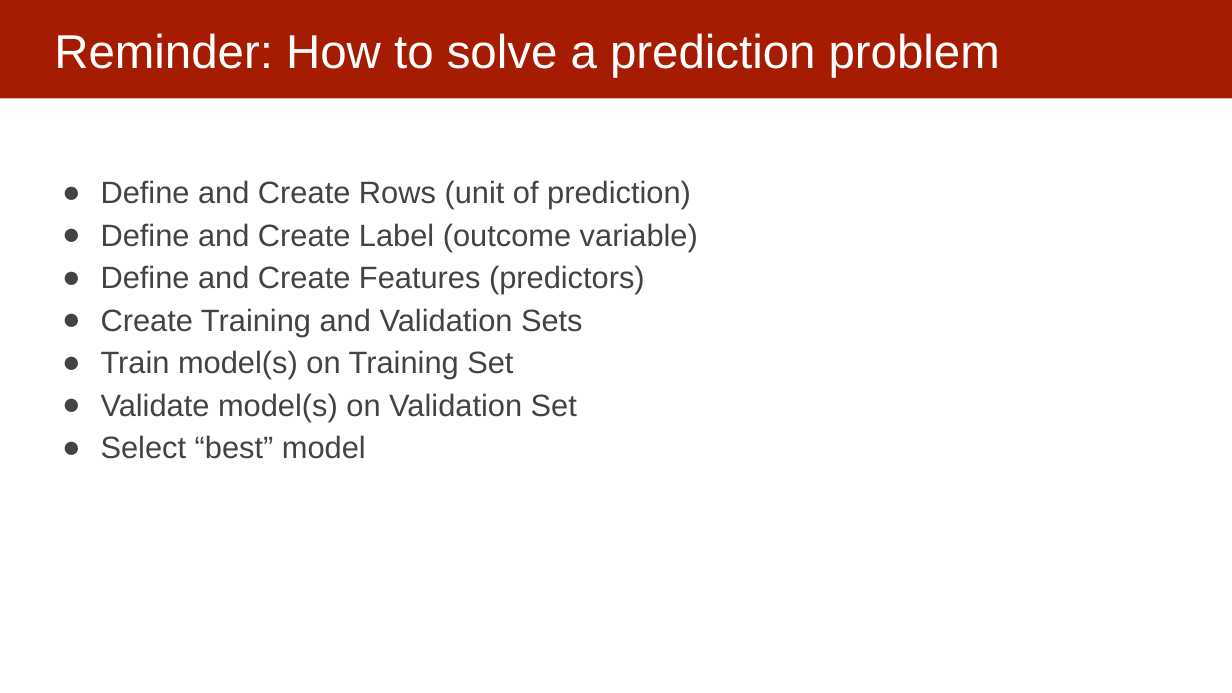
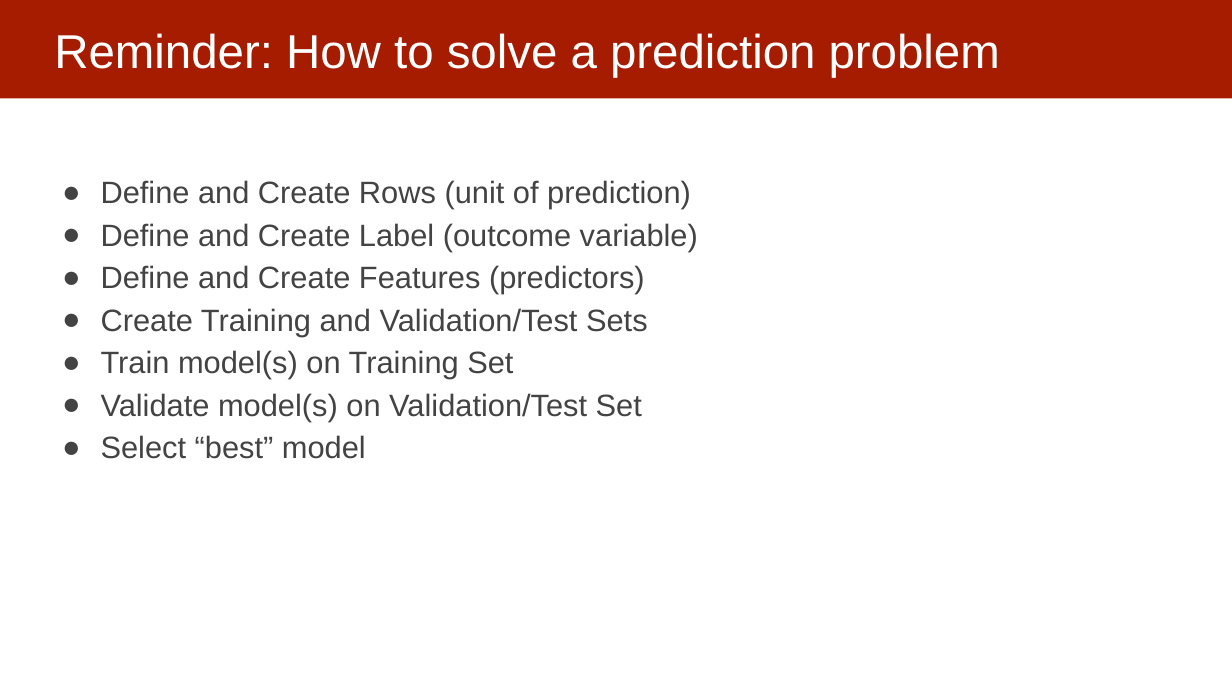
Before and after one commit to dssg/mlforpublicpolicylab, a slide deck: slide 3 of 07 - Performance and Evaluation Pt 2/Model Selection and Validation - Part II.pptx. Drawn at 1232x693 pixels with LibreOffice and Linux fonts; fonts in the diff are those of the drawing. Boxes give left, top, right and bottom in pixels: in the first picture for what was removed or moved away, otherwise in the second. Text is boxed around its words. In the diff, an @@ line names an element or a change of style, - is before the commit and + after.

Commit message:
updates

```diff
--- a/07 - Performance and Evaluation Pt 2/Model Selection and Validation - Part II.pptx
+++ b/07 - Performance and Evaluation Pt 2/Model Selection and Validation - Part II.pptx
@@ text at bbox=[101, 308, 648, 337]: text changed @@
-● Create Training and Validation Sets
+● Create Training and Validation/Test Sets
@@ text at bbox=[101, 393, 642, 421]: text changed @@
-● Validate model(s) on Validation Set
+● Validate model(s) on Validation/Test Set
```
